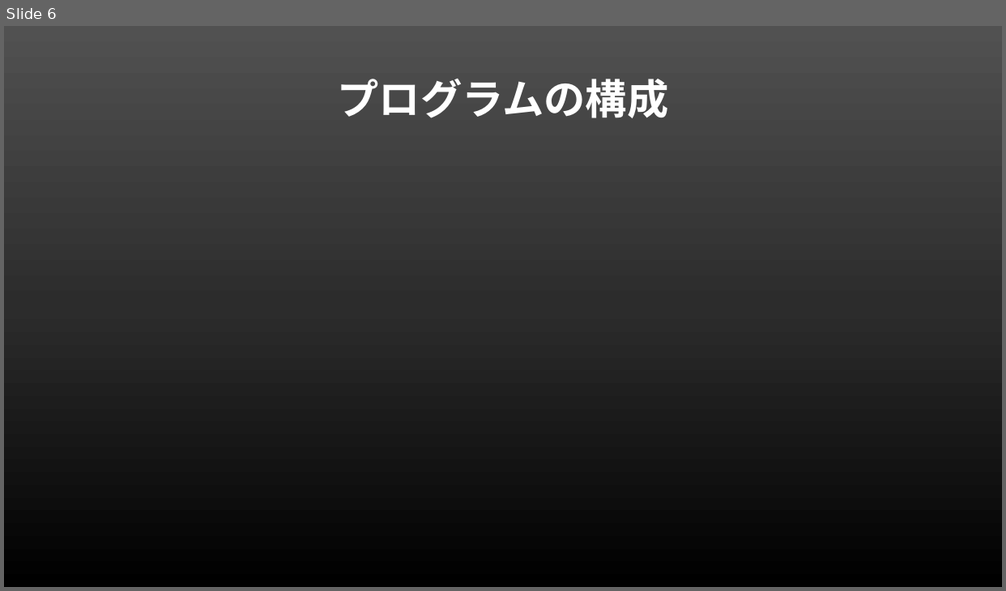
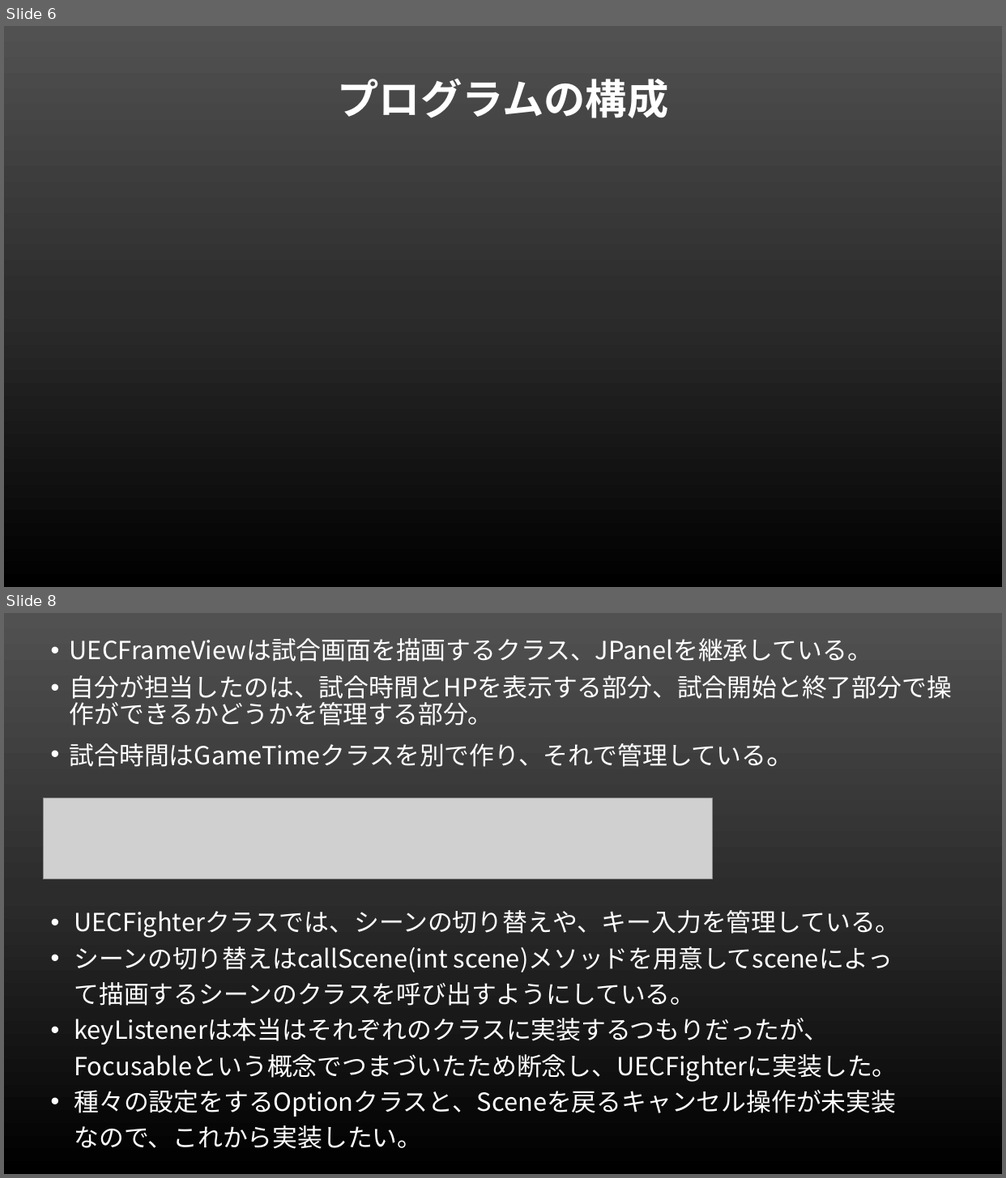
Before and after one commit to MinoriMn/OriginGameForMedia, a slide deck: media_16.pptx. Shown one above the other, each under a label of ours: slide 6 before the commit, slides 6 and 8 after it; the slides between them are not shown. The pictures are 1006x591 and 1006x1178 pixels, drawn with LibreOffice and Linux fonts; fonts in the diff are those of the drawing; grey boxes stand for pictures. Boxes give left, top, right and bottom in pixels: in the first picture for what was removed or moved away, otherwise in the second. Text is boxed around its words. In the diff, an @@ line names an element or a change of style, - is before the commit and + after.

```diff
--- a/media_16.pptx
+++ b/media_16.pptx
@@ slide 8 added at (4,613,1002,1174), background gradient #515151 to #2E2E2E to #000000 @@
@@ text added at (70,638,952,767), 24 pt, text #FFFFFF @@
+• UECFrameViewは試合画面を描画するクラス、JPanelを継承している。
+• 自分が担当したのは、試合時間とHPを表示する部分、試合開始と終了部分で操作ができるかどうかを管理する部分。
+• 試合時間はGameTimeクラスを別で作り、それで管理している。
@@ picture added at (43,798,712,879) @@
@@ text added at (74,910,900,1149), 24 pt, text #FFFFFF @@
+• UECFighterクラスでは、シーンの切り替えや、キー入力を管理している。
+• シーンの切り替えはcallScene(int scene)メソッドを用意してsceneによって描画するシーンのクラスを呼び出すようにしている。
+• keyListenerは本当はそれぞれのクラスに実装するつもりだったが、Focusableという概念でつまづいたため断念し、UECFighterに実装した。
+• 種々の設定をするOptionクラスと、Sceneを戻るキャンセル操作が未実装なので、これから実装したい。
```
Also in this commit, not shown: 2 other slides added.
